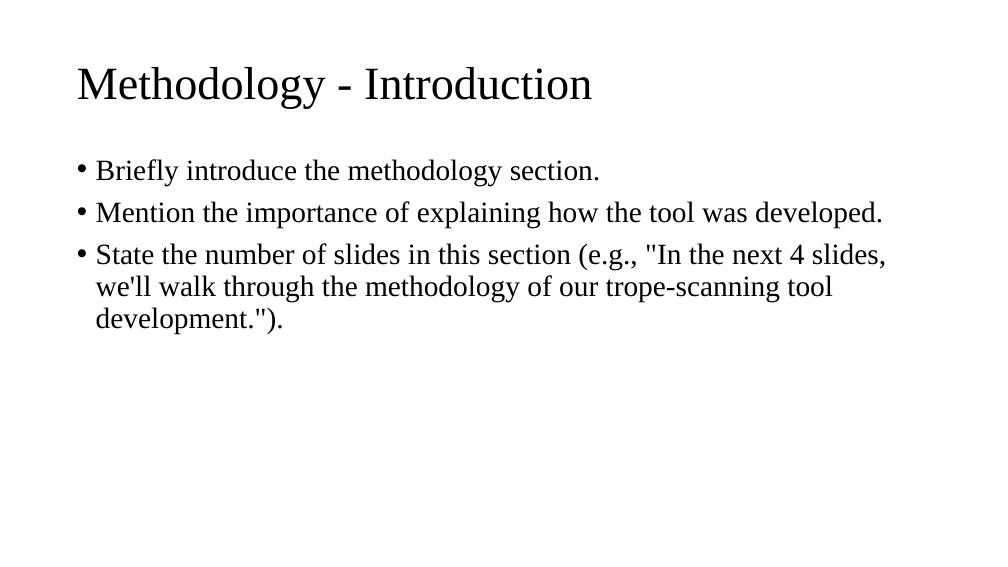
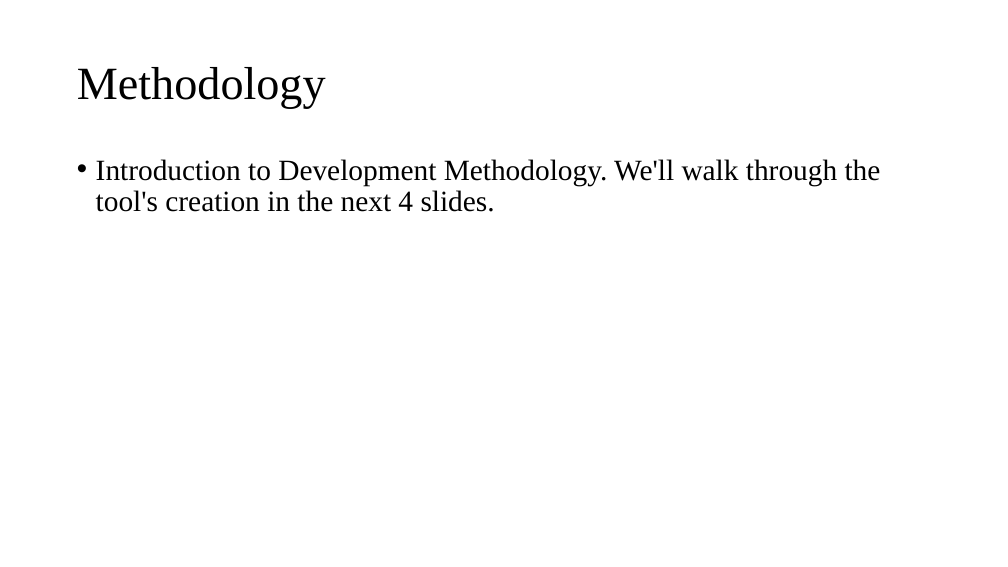
Before and after one commit to ivanchanzhengyang/Media-Trope-Scanner, a slide deck: slide 5 of Unveiling Tropes.pptx. Drawn at 1008x567 pixels with LibreOffice and Linux fonts; fonts in the diff are those of the drawing; background and template pictures are left out. Boxes give left, top, right and bottom in pixels: in the first picture for what was removed or moved away, otherwise in the second. Text is boxed around its words. In the diff, an @@ line names an element or a change of style, - is before the commit and + after.

```diff
--- a/Unveiling Tropes.pptx
+++ b/Unveiling Tropes.pptx
@@ title at <box>77,67,326,109</box>: text changed @@
-Methodology - Introduction
+Methodology
@@ text at <box>96,159,881,212</box>: text changed @@
-• Briefly introduce the methodology section.
-• Mention the importance of explaining how the tool was developed.
-• State the number of slides in this section (e.g., "In the next 4 slides, we'll walk through the methodology of our trope-scanning tool development.").
+• Introduction to Development Methodology. We'll walk through the tool's creation in the next 4 slides.
```
Also in this commit, not shown: 2 other slides changed, 4 slides added, 2 slides removed, 47 other files.
